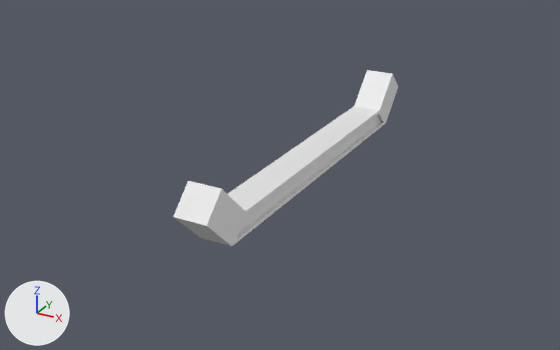
Two versions of the Blender file Assets/Models/Bunker Parts/CorridorComponents/Straight Section/CorridorStraightCableSupport2.blend, one commit apart.
Camera for both pictures: a 50 mm camera at (2.02, -4.05, 5.78) aimed at (-0.12, -0.15, 3.83). The axes (+X, +Y, +Z) are drawn at lower left. The lights are the same throughout.

Names of what the first picture shows: 'CableSupport2'.
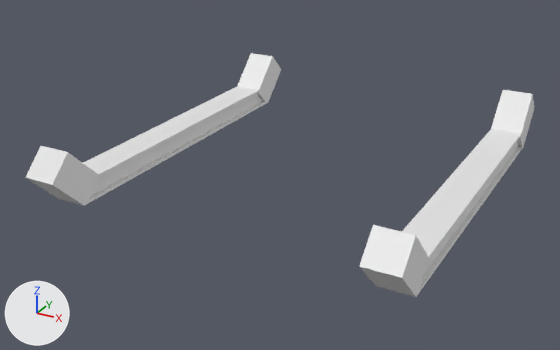
Where the change shows, as pixel boxes [x1, y1, x2, y2] in the pictures (560 x 350 px):
'CableSupport2', mesh moved, modifiers changed: before [173, 70, 398, 246]; after [25, 53, 534, 297]

The change, as a diff of the scene's bpy script:
```diff
--- a/Assets/Models/Bunker Parts/CorridorComponents/Straight Section/CorridorStraightCableSupport2.blend.py
+++ b/Assets/Models/Bunker Parts/CorridorComponents/Straight Section/CorridorStraightCableSupport2.blend.py
@@ me_cube_001 @@
 me_cube_001.from_pydata(...)  # 36 vertices, 34 faces; spans x -0.1..0.1, y -1.29..1.29, z 3.83..4.19
 # used by ob_cablesupport2; location = (0.0, 0.0, 0.0)
+# me_cube_001 part 1: the whole mesh is moved by (1.0, 0.0, 0.0)
@@ ob_cablesupport2 @@
 ob_cablesupport2.location = (0.0, 0.0, 0.0)
+_m = ob_cablesupport2.modifiers.new('Mirror', 'MIRROR')
```
